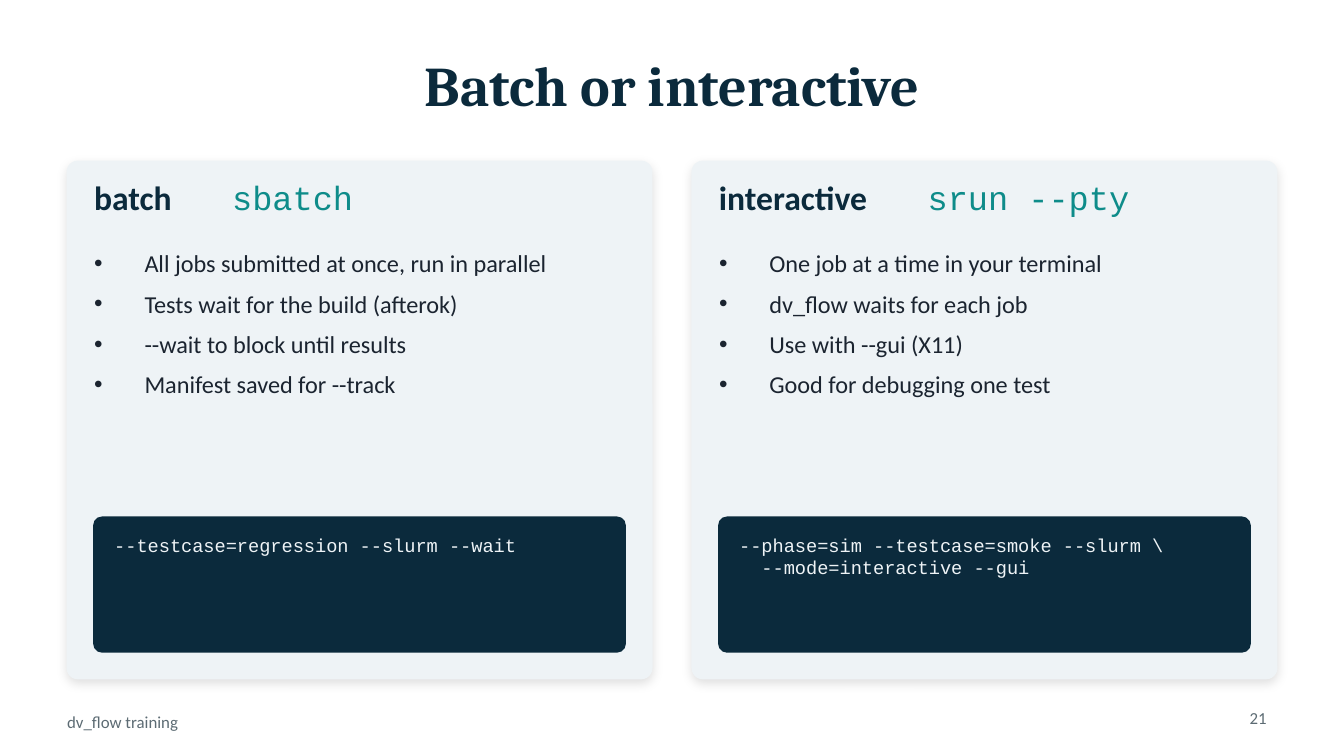
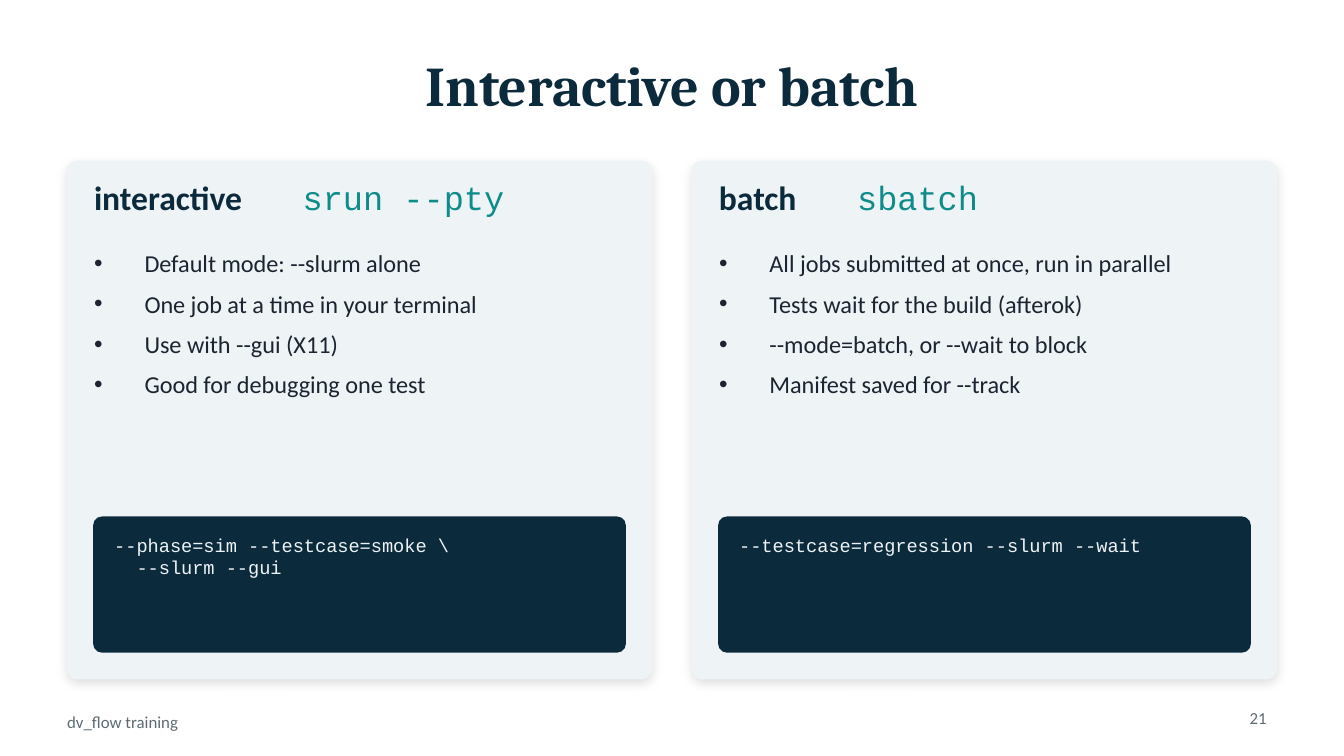
Before and after one commit to briskchip/dv_flow, a slide deck: slide 21 of doc/dv_flow_training.pptx. Drawn at 1344x756 pixels with LibreOffice and Linux fonts; fonts in the diff are those of the drawing. Boxes give left, top, right and bottom in pixels: in the first picture for what was removed or moved away, otherwise in the second. Text is boxed around its words. In the diff, an @@ line names an element or a change of style, - is before the commit and + after.

```diff
--- a/doc/dv_flow_training.pptx
+++ b/doc/dv_flow_training.pptx
@@ title at bbox=[425, 67, 919, 107]: text changed @@
-Batch or interactive
+Interactive or batch
@@ text at bbox=[94, 186, 504, 217]: text changed; font Courier New to Calibri; text colour #0E8C8A to #0B2A3C; bold on @@
-batch sbatch
+interactive srun --pty
@@ text at bbox=[719, 186, 978, 211]: text changed; font Calibri to Courier New; text colour #0B2A3C to #0E8C8A; bold off @@
-interactive srun --pty
+batch sbatch
@@ text at bbox=[145, 255, 477, 397]: text changed @@
-• All jobs submitted at once, run in parallel
-• Tests wait for the build (afterok)
-• --wait to block until results
-• Manifest saved for --track
+• Default mode: --slurm alone
+• One job at a time in your terminal
+• Use with --gui (X11)
+• Good for debugging one test
@@ text at bbox=[769, 255, 1172, 393]: text changed @@
-• One job at a time in your terminal
-• dv_flow waits for each job
-• Use with --gui (X11)
-• Good for debugging one test
+• All jobs submitted at once, run in parallel
+• Tests wait for the build (afterok)
+• --mode=batch, or --wait to block
+• Manifest saved for --track
@@ text at bbox=[114, 539, 427, 578]: text changed @@
---testcase=regression --slurm --wait
+--phase=sim --testcase=smoke \
+--slurm --gui
@@ text at bbox=[739, 539, 1141, 556]: text changed @@
---phase=sim --testcase=smoke --slurm \
---mode=interactive --gui
+--testcase=regression --slurm --wait
```
Also in this commit, not shown: 6 other slides changed, 12 other files.
